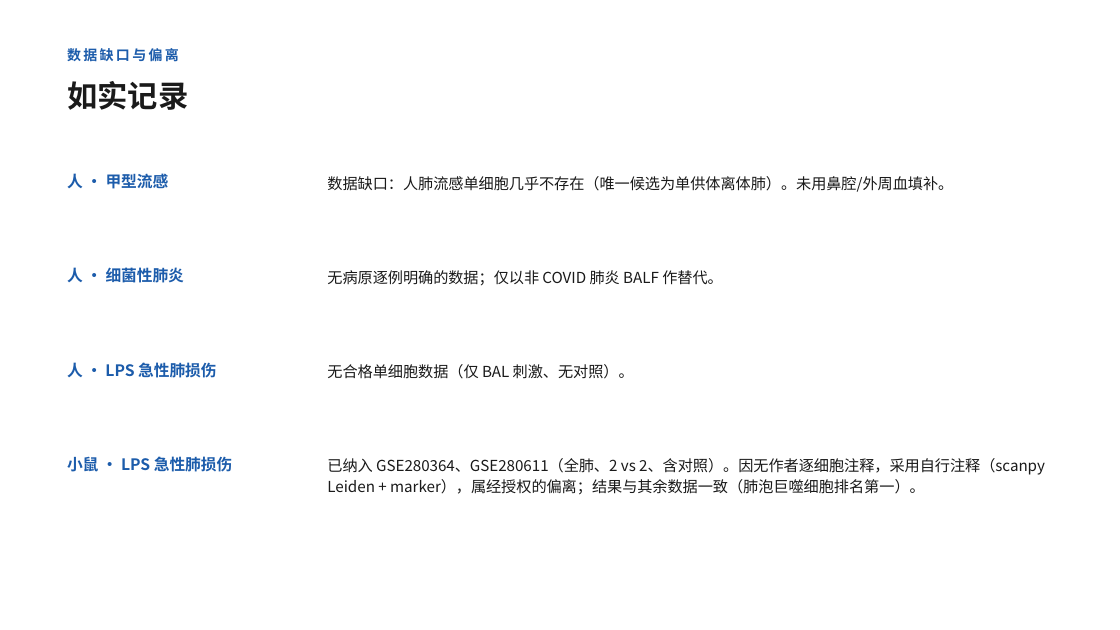
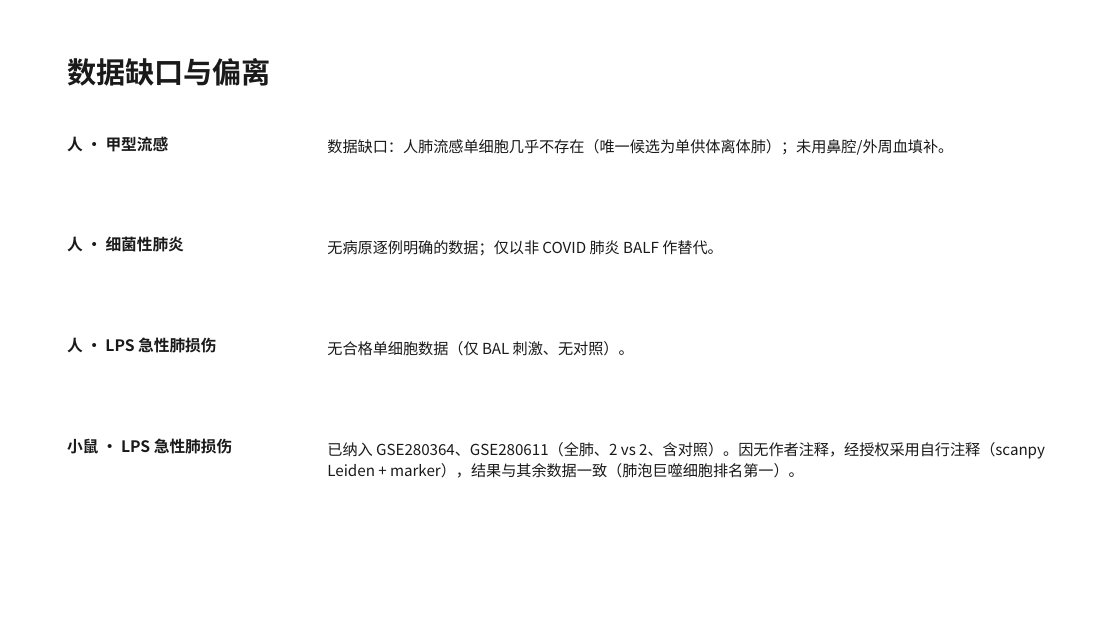
Before and after one commit to 7c96bzczcj-prog/aaa, a slide deck: slide 8 of il18_lung/IL18_lung_celltype.pptx (slide 9 before the commit). Drawn at 1120x630 pixels with LibreOffice and Linux fonts; fonts in the diff are those of the drawing. Boxes give left, top, right and bottom in pixels: in the first picture for what was removed or moved away, otherwise in the second. Text is boxed around its words. In the diff, an @@ line names an element or a change of style, - is before the commit and + after.

```diff
--- a/il18_lung/IL18_lung_celltype.pptx
+++ b/il18_lung/IL18_lung_celltype.pptx
@@ text "数据缺口与偏离" at bbox=[67, 58, 271, 86]: size 12 to 25 pt, text colour #1C5CAB to #1A1A1A, letter spacing 2 to 0 pt @@
@@ text removed at bbox=[67, 81, 188, 110] @@
-如实记录
@@ text colour #1C5CAB to #1A1A1A in 4 elements at bbox=[67, 438, 232, 454], bbox=[67, 337, 216, 353], bbox=[67, 236, 184, 252], bbox=[67, 136, 169, 152] @@
@@ text "人 · 甲型流感": place and size @@
-text "人 · 甲型流感" at bbox=[67, 173, 169, 189]
+text "人 · 甲型流感" at bbox=[67, 136, 169, 152]
@@ text at bbox=[327, 139, 953, 155]: text changed @@
-数据缺口：人肺流感单细胞几乎不存在（唯一候选为单供体离体肺）。未用鼻腔/外周血填补。
+数据缺口：人肺流感单细胞几乎不存在（唯一候选为单供体离体肺）；未用鼻腔/外周血填补。
@@ text "人 · 细菌性肺炎": place and size @@
-text "人 · 细菌性肺炎" at bbox=[67, 267, 184, 283]
+text "人 · 细菌性肺炎" at bbox=[67, 236, 184, 252]
@@ text "无病原逐例明确的数据；仅以非 COVID 肺炎 BALF 作替代。" at bbox=[327, 240, 723, 256]: line spacing 1.12 to 1.18 @@
@@ text "无病原逐例明确的数据；仅以非 COVID 肺炎 BALF 作替代。": place and size @@
-text "无病原逐例明确的数据；仅以非 COVID 肺炎 BALF 作替代。" at bbox=[327, 270, 723, 286]
+text "无病原逐例明确的数据；仅以非 COVID 肺炎 BALF 作替代。" at bbox=[327, 240, 723, 256]
@@ text "人 · LPS 急性肺损伤": place and size @@
-text "人 · LPS 急性肺损伤" at bbox=[67, 362, 216, 378]
+text "人 · LPS 急性肺损伤" at bbox=[67, 337, 216, 353]
@@ text "无合格单细胞数据（仅 BAL 刺激、无对照）。": place and size @@
-text "无合格单细胞数据（仅 BAL 刺激、无对照）。" at bbox=[327, 364, 634, 379]
+text "无合格单细胞数据（仅 BAL 刺激、无对照）。" at bbox=[327, 341, 634, 356]
@@ text "无合格单细胞数据（仅 BAL 刺激、无对照）。" at bbox=[327, 341, 634, 356]: line spacing 1.12 to 1.18 @@
@@ text "小鼠 · LPS 急性肺损伤": place and size @@
-text "小鼠 · LPS 急性肺损伤" at bbox=[67, 456, 232, 472]
+text "小鼠 · LPS 急性肺损伤" at bbox=[67, 438, 232, 454]
@@ text at bbox=[327, 442, 1045, 478]: text changed @@
-已纳入 GSE280364、GSE280611（全肺、2 vs 2、含对照）。因无作者逐细胞注释，采用自行注释（scanpy Leiden + marker），属经授权的偏离；结果与其余数据一致（肺泡巨噬细胞排名第一）。
+已纳入 GSE280364、GSE280611（全肺、2 vs 2、含对照）。因无作者注释，经授权采用自行注释（scanpy Leiden + marker），结果与其余数据一致（肺泡巨噬细胞排名第一）。
```
Also in this commit, not shown: 7 other slides changed, 2 slides removed.
